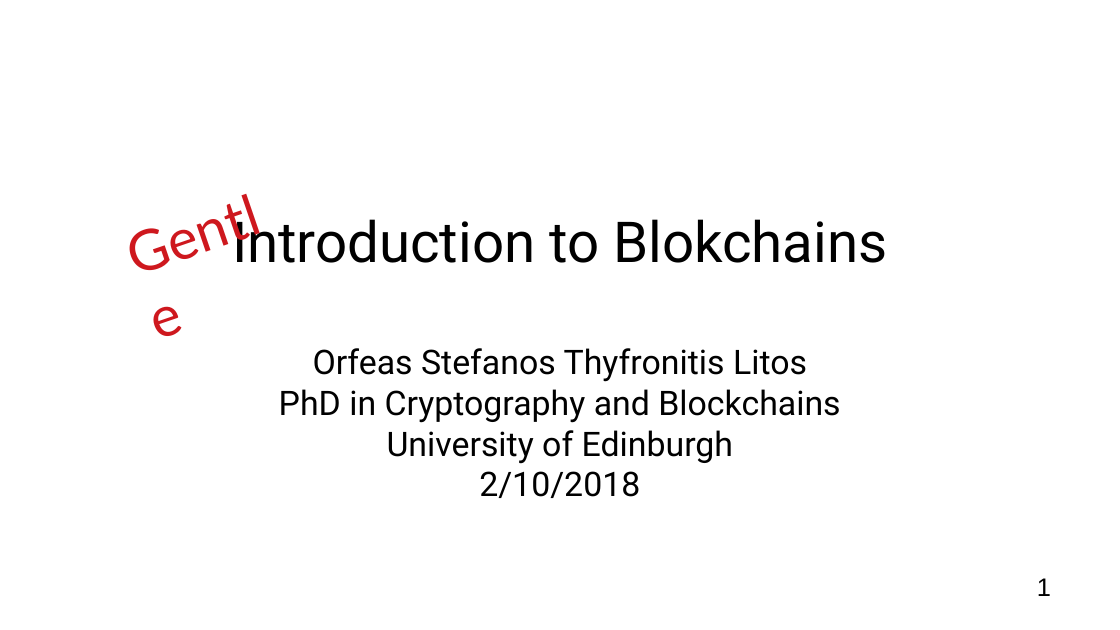
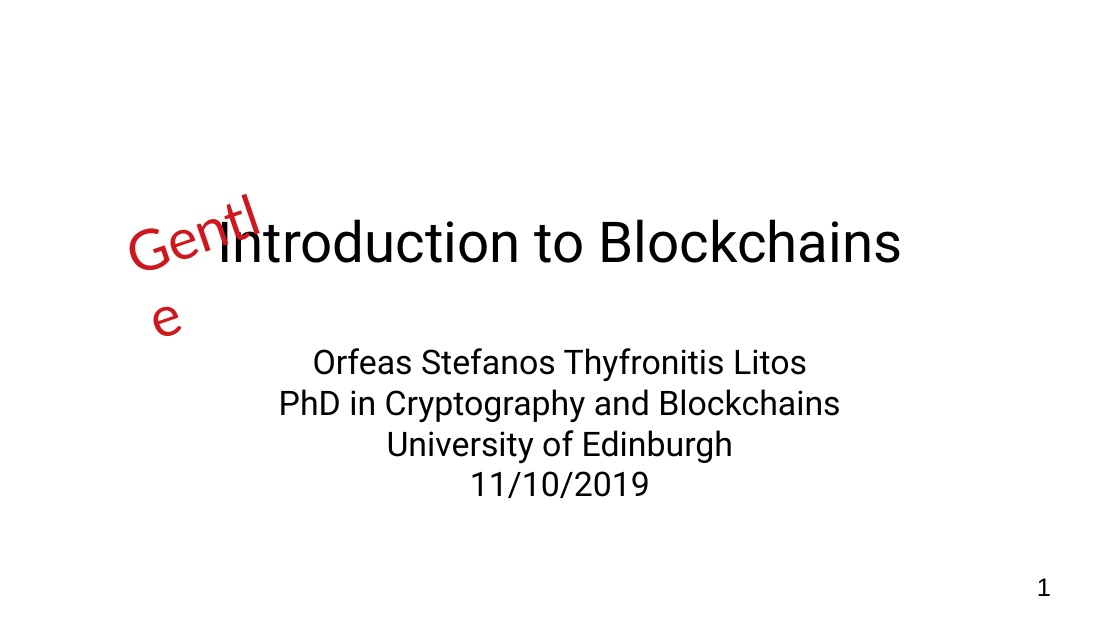
Before and after one commit to OrfeasLitos/blockchain_slides, a slide deck: slide 1 of presentation.pptx. Drawn at 1120x630 pixels with LibreOffice and Linux fonts; fonts in the diff are those of the drawing; background and template pictures are left out. Boxes give left, top, right and bottom in pixels: in the first picture for what was removed or moved away, otherwise in the second. Text is boxed around its words. In the diff, an @@ line names an element or a change of style, - is before the commit and + after.

```diff
--- a/presentation.pptx
+++ b/presentation.pptx
@@ text at [217, 210, 903, 263]: text changed @@
-Introduction to Blokchains
+Introduction to Blockchains
@@ text at [470, 471, 650, 498]: text changed @@
-2/10/2018
+11/10/2019
```
Also in this commit, not shown: 2 other files.
